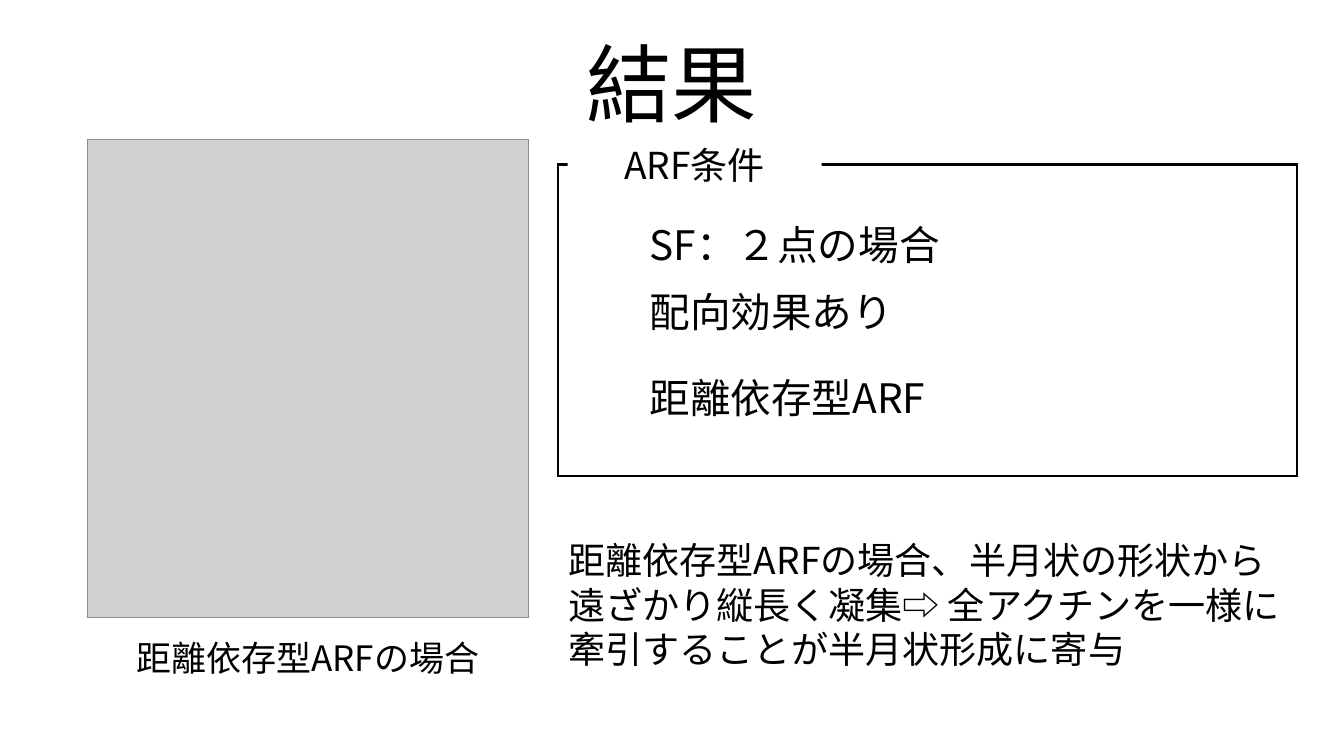
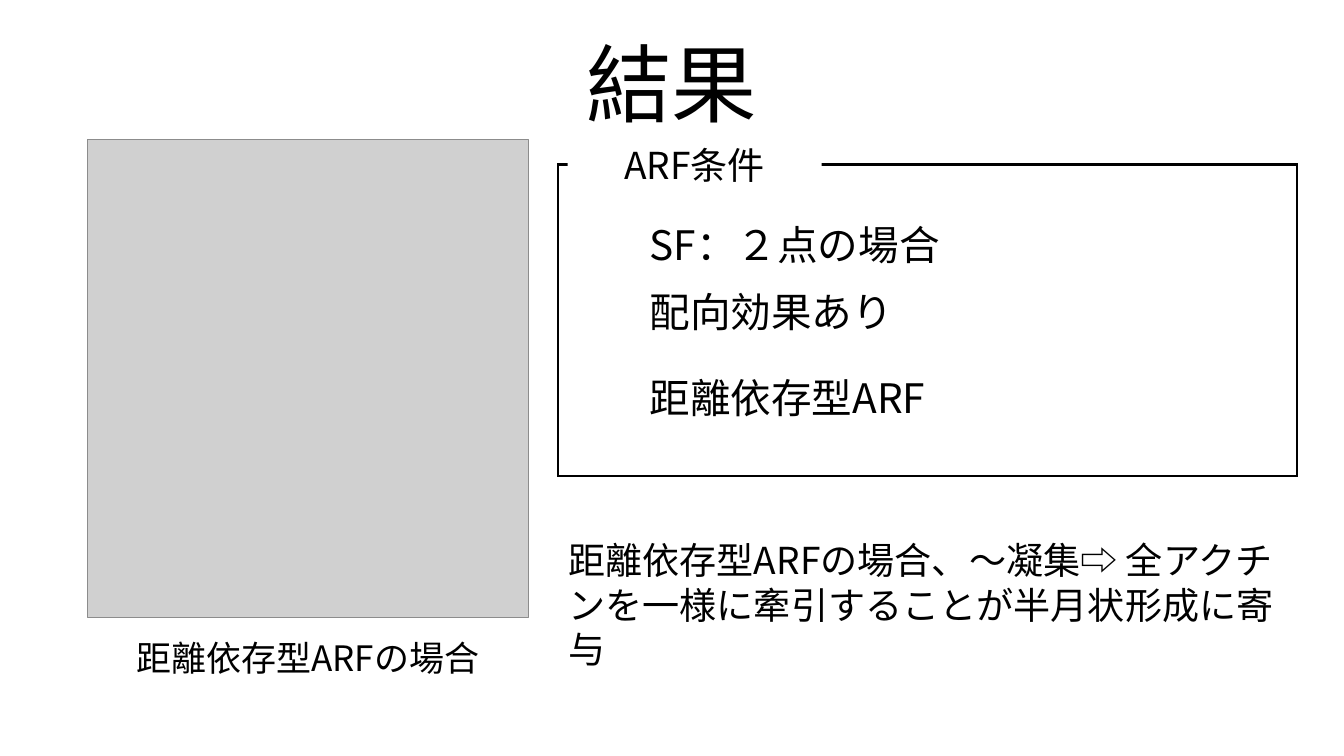
Before and after one commit to tokumaga81/ackera, a slide deck: slide 28 of tokunaga_mp.pptx (slide 30 before the commit). Drawn at 1344x756 pixels with LibreOffice and Linux fonts; fonts in the diff are those of the drawing; grey boxes stand for pictures. Boxes give left, top, right and bottom in pixels: in the first picture for what was removed or moved away, otherwise in the second. Text is boxed around its words. In the diff, an @@ line names an element or a change of style, - is before the commit and + after.

```diff
--- a/tokunaga_mp.pptx
+++ b/tokunaga_mp.pptx
@@ text at [568, 542, 1273, 666]: text changed @@
-距離依存型ARFの場合、半月状の形状から遠ざかり縦長く凝集⇨ 全アクチンを一様に牽引することが半月状形成に寄与
+距離依存型ARFの場合、〜凝集⇨ 全アクチンを一様に牽引することが半月状形成に寄与
```
Also in this commit, not shown: 18 other slides changed, 2 slides removed, 7 other files.
